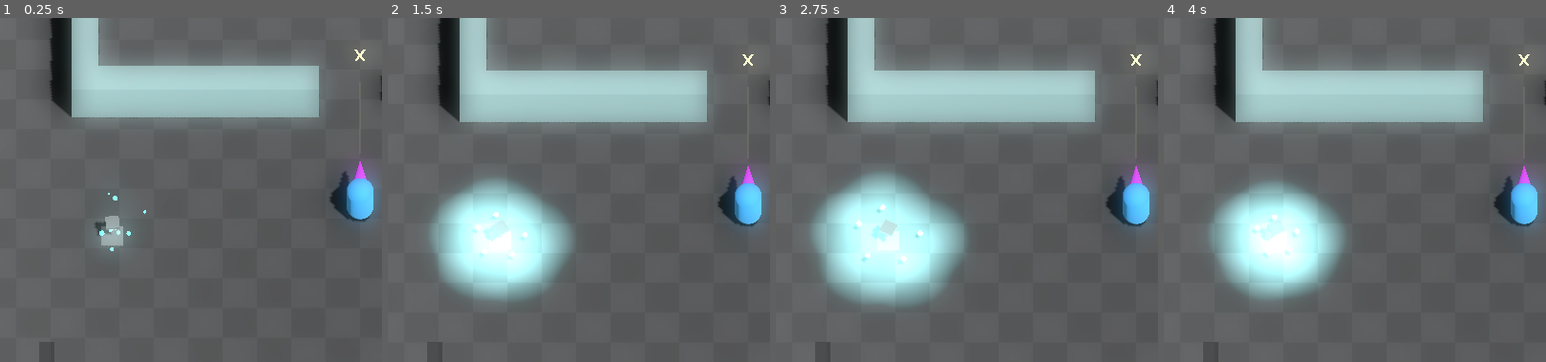
Above: before the commit, frames 1-4 (left to right).
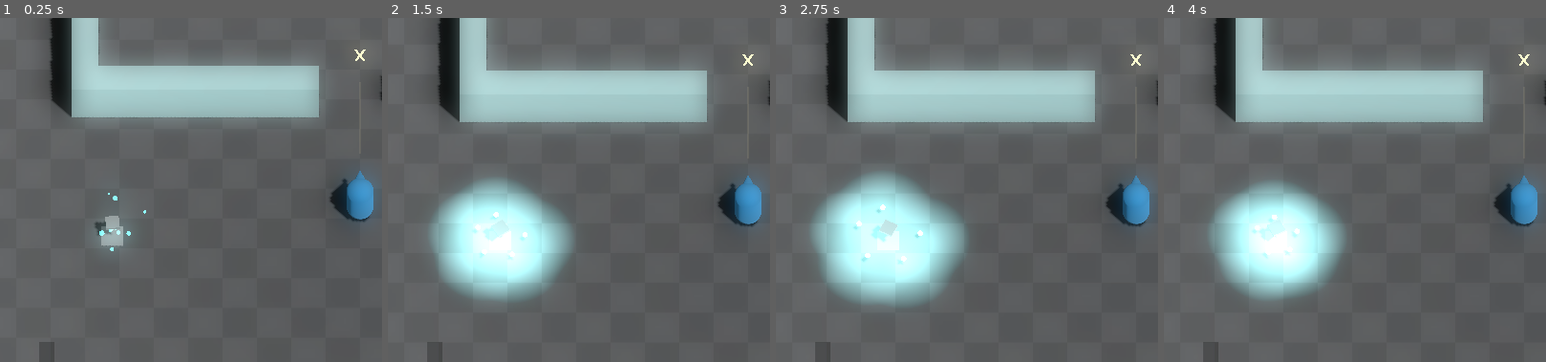
Above: after the commit, the same moments.

Repository: JackEvans24/bullet-absorb
Game: Godot game, scene res://scenes/main.tscn
The game is run twice, just before and just after one commit, with the same random seed, the same clock (stepped at 60 frames per second) and the same inputs.
Inputs:
- Up to frame 1 (0.25 s): no input
- Up to frame 2 (1.5 s): no input
- Up to frame 3 (2.75 s): tap Enter at 2 s
- Up to frame 4 (4 s): tap Escape (restart) at 2.75 s
The pictures show only the part of the screen within x 3-53%, y 34-84%; the shares and areas given below are measured in that part.

The runs differ from the first frame. In frame 1, 0.9% of the frame differs, in the area x 88-98%, y 41-59%; in frame 2, 0.9%; in frame 3, 0.9%; in frame 4, 0.9%.

Commit message:
chore: fix player colour and visibility on death

Diff:
--- a/materials/player/player.tres
+++ b/materials/player/player.tres
@@ -1,4 +1,4 @@
 [gd_resource type="StandardMaterial3D" format=3 uid="uid://beaa2b7evhbjh"]
 
 [resource]
-albedo_color = Color(0.33, 0.732, 1, 1)
+albedo_color = Color(0.2277, 0.50508, 0.69, 1)
--- a/prefabs/player.tscn
+++ b/prefabs/player.tscn
@@ -55,14 +55,11 @@
 [sub_resource type="CapsuleMesh" id="CapsuleMesh_xm2o2"]
 material = ExtResource("2_di4ke")
 
-[sub_resource type="StandardMaterial3D" id="StandardMaterial3D_g7u2v"]
-albedo_color = Color(0.936667, 0.24, 1, 1)
-
 [sub_resource type="CylinderMesh" id="CylinderMesh_ugy6r"]
-material = SubResource("StandardMaterial3D_g7u2v")
+material = ExtResource("2_di4ke")
 top_radius = 0.01
 bottom_radius = 0.3
-height = 1.0
+height = 0.6
 radial_segments = 8
 
 [sub_resource type="Curve" id="Curve_d1fyx"]
@@ -209,7 +206,7 @@
 skeleton = NodePath("../..")
 
 [node name="Nose" type="MeshInstance3D" parent="Pivot"]
-transform = Transform3D(1, 0, 0, 0, -4.37114e-08, 1, 0, -1, -4.37114e-08, 0, 0.5, -0.8)
+transform = Transform3D(1, 0, 0, 0, -4.37114e-08, 1, 0, -1, -4.37114e-08, 0, 0.5, -0.6)
 mesh = SubResource("CylinderMesh_ugy6r")
 
 [node name="HurtParticles" type="GPUParticles3D" parent="Pivot"]
--- a/scripts/mechanics/player/player_body.gd
+++ b/scripts/mechanics/player/player_body.gd
@@ -39,8 +39,7 @@
 	hurt_particles.restart()
 
 func _on_player_died():
-	body.visible = false
-	nose.visible = false
+	visible = false
 
 func _on_dash_triggered(_direction: Vector3):
 	dash_particles.restart()
Not shown: 1 places in prefabs/player.tscn that only renumber resources
